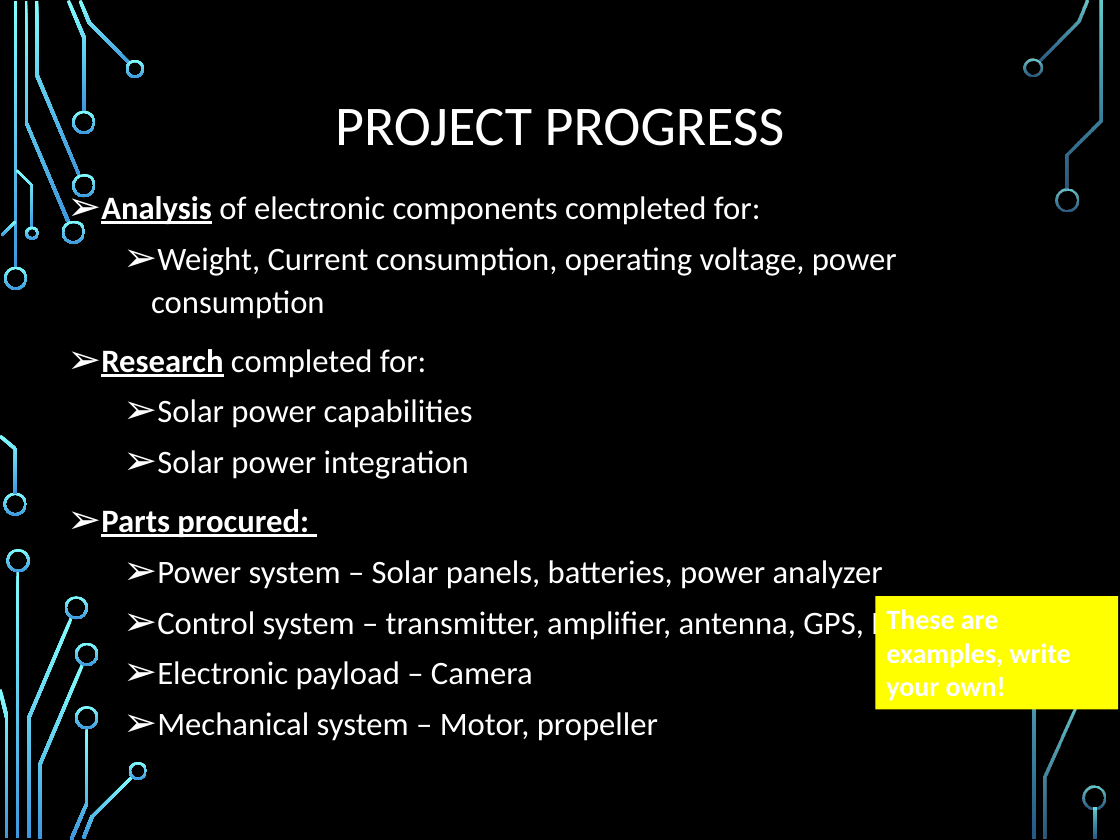
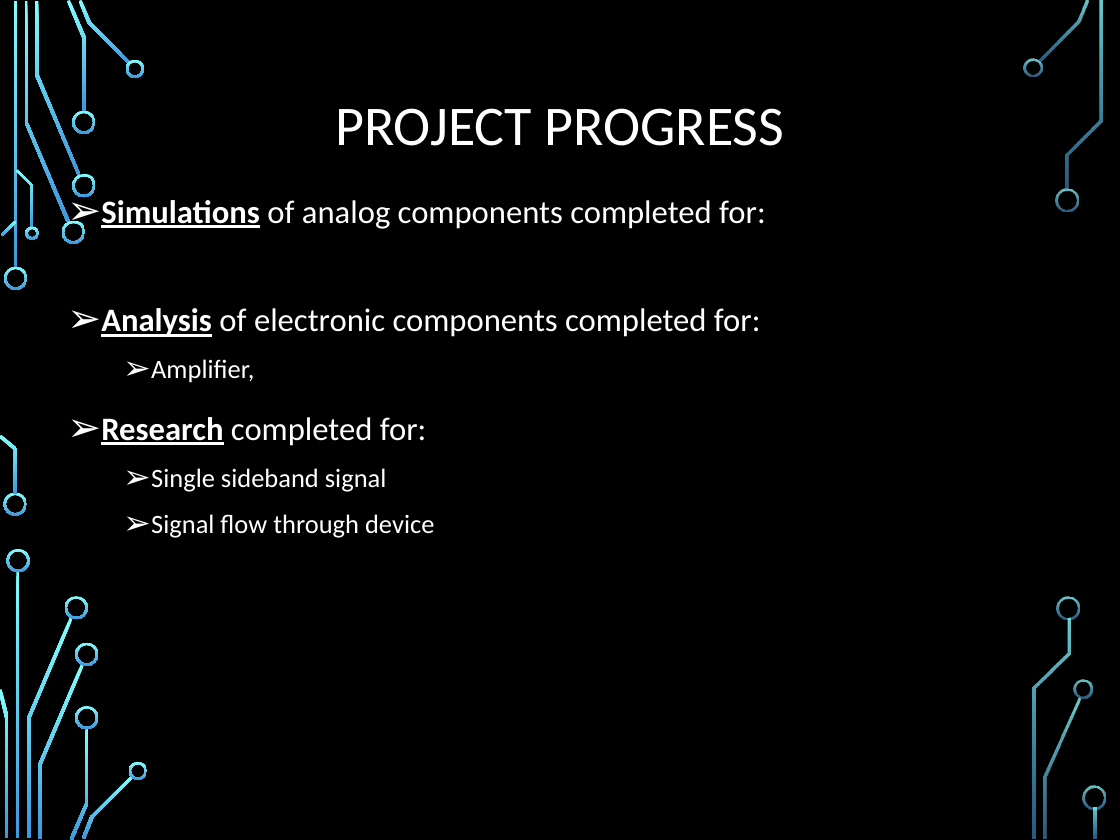
Before and after one commit to ZSchneiderman/SDR-Senior-Design, a slide deck: slide 23 of docs/Team 1.12 SDR Radio IDR.pptx (slide 25 before the commit). Drawn at 1120x840 pixels with LibreOffice and Linux fonts; fonts in the diff are those of the drawing; background and template pictures are left out. Boxes give left, top, right and bottom in pixels: in the first picture for what was removed or moved away, otherwise in the second. Text is boxed around its words. In the diff, an @@ line names an element or a change of style, - is before the commit and + after.

```diff
--- a/docs/Team 1.12 SDR Radio IDR.pptx
+++ b/docs/Team 1.12 SDR Radio IDR.pptx
@@ text at (101, 200, 766, 229): paragraph added @@
+➢ Simulations of analog components completed for:
@@ text at (101, 308, 761, 446): line spacing 1.1 to 1.2 @@
@@ text at (151, 359, 254, 383): text changed; size 21 to 17 pt @@
-  ➢ Weight, Current consumption, operating voltage, power consumption
+  ➢ Amplifier,
@@ text at (151, 468, 434, 538): text changed; size 21 to 17 pt @@
-  ➢ Solar power capabilities
-  ➢ Solar power integration
-➢ Parts procured:
-  ➢ Power system – Solar panels, batteries, power analyzer
-  ➢ Control system – transmitter, amplifier, antenna, GPS, ESC
-  ➢ Electronic payload – Camera
-  ➢ Mechanical system – Motor, propeller
+  ➢ Single sideband signal
+  ➢ Signal flow through device
@@ rectangle removed at (876, 596, 1119, 709) @@
-These are examples, write your own!
@@ freeform shape added at (1073, 680, 1092, 699), fill gradient #82FFFF to #3D97DE @@
```
Also in this commit, not shown: 11 other slides changed, 4 slides added, 6 slides removed.
